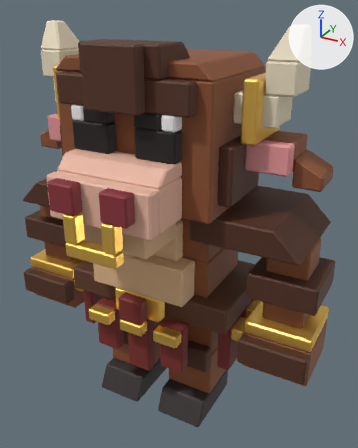
Renders of the Blender file assets/blender/minotauro_v2/e1_bloques.blend from each side of a commit.
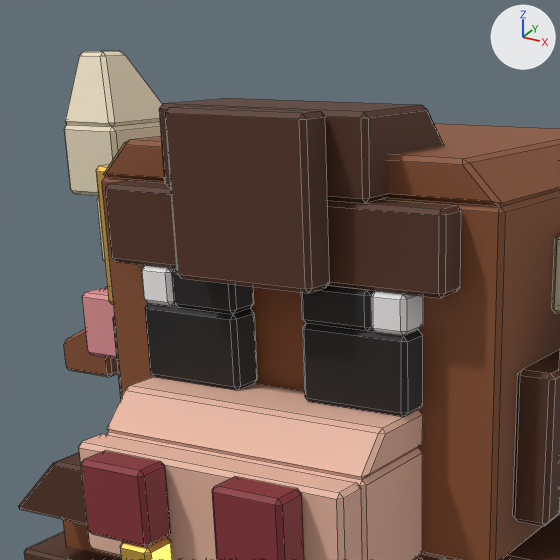
There are two pictures of each version: one whole from a 50 mm camera at (1.85, -3.18, 3.2) aimed at (0.07, 0.05, 1.58), one close up on the part from 4% to 66% of the width and 0% to 49% of the height. Every picture has the same lights, and +X, +Y and +Z are marked at upper right. The older version's two pictures come first. The close-ups show mesh edges as thin lines.

Names of what the first close-up shows: 'BrazoDer', 'BrazoIzq', 'Cabeza', 'OrejaDer' and 1 more.
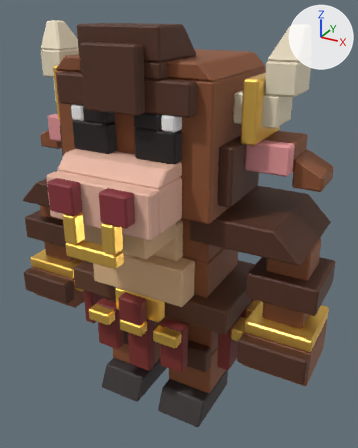
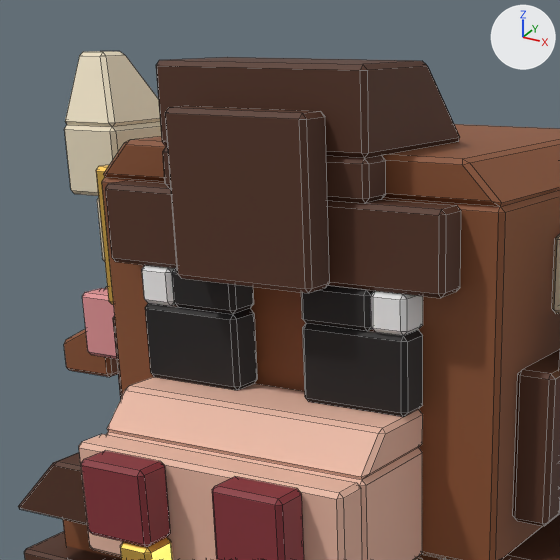
Diff of the bpy script that builds the scene:
```diff
--- a/assets/blender/minotauro_v2/e1_bloques.blend.py
+++ b/assets/blender/minotauro_v2/e1_bloques.blend.py
@@ me_cabeza @@
 # used by ob_cabeza; location = (0.0, 0.0, 0.0)
-me_cabeza.from_pydata(...)  # 744 vertices, 806 faces; spans x -1.0..1.0, y -1.0..0.6, z 1.7..3.1
+me_cabeza.from_pydata(...)  # 768 vertices, 780 faces; spans x -1.0..1.0, y -1.0..0.6, z 1.7..3.1
+# me_cabeza part 1: a new loose piece of 24 vertices spanning x -0.3..0.3, y -0.6..-0.11, z 2.9..3.1, in mat_minov2_pelo_osc (brown #522f1d)
+# me_cabeza part 2
+# 51 faces are deleted
+# 6 vertices in x -0.3..0.3, y -0.6..-0.59, z 2.99..3.0 move by (0.0, 0.0, -0.1)
+# 4 vertices in x -0.3..0.3, y -0.3..-0.29, z 2.99 move by (0.0, -0.21, -0.1)
+# 8 vertices move from x -0.3..0.3, y -0.31..-0.11, z 2.8..3.0 to x -0.3..0.3, y -0.51..-0.5, z 2.8..2.9
 me_cabeza.materials.append(mat_minov2_pelo)
```

Pixel boxes [x1, y1, x2, y2] of what changed, in the close-ups (560 x 560 px; the box of a moved part takes in the faces that stretch with it):
part 1 of me_cabeza, added (brown): after [156, 57, 460, 158]
part 2 of me_cabeza, moved or reshaped: before [159, 98, 444, 332]; after [163, 147, 386, 203]
